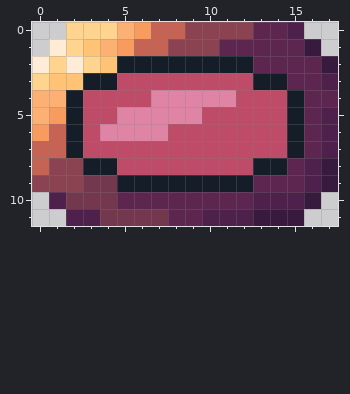
Pixel-art sprite, stored at images/progress_map4.png. Above is the file before it was changed.
The file is 18x12 pixels.
The result:
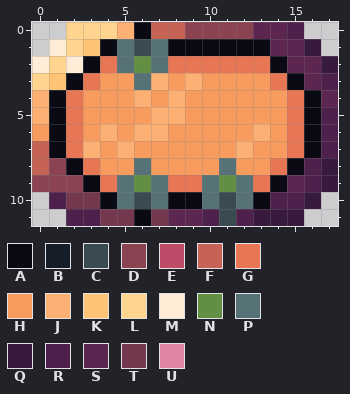
Palette (. is transparent): A #090a14  B #151d28  C #394a50  D #8b4351  E #be4c68  F #c56354  G #e77754  H #f79c5e  J #fdb073  K #ffc375  L #ffd48e  M #ffecd6  N #638f45  P #577277  Q #381a3e  R #4e204c  S #5c2651  T #73374e  U #df84a5
Edits made:
Changed rows in their new state; - is an unchanged pixel.
first column x 1:
 0 -----A----------
 1 ---APCPAAAAAA---
 2 --AGPNPGGGGGGA--
 3 -AGHHPJHJHHHHGA-
 4 AGHHHJHJHHHHHHGA
 5 AGHHHHJJHHHHHHGA
 6 AGHJHJJHHHHHJHGA
 7 AGJHJHHHHHHJHHGA
 8 -AGHHPHHHHPHHGA-
 9 --AGPNPGGPNPGA--
10 ---APCPAAPCPA---
11 -----A----C-----
Pixel boxes of the changes (left, top, right, bottom) in both pictures:
changed: (49, 22, 321, 226)
